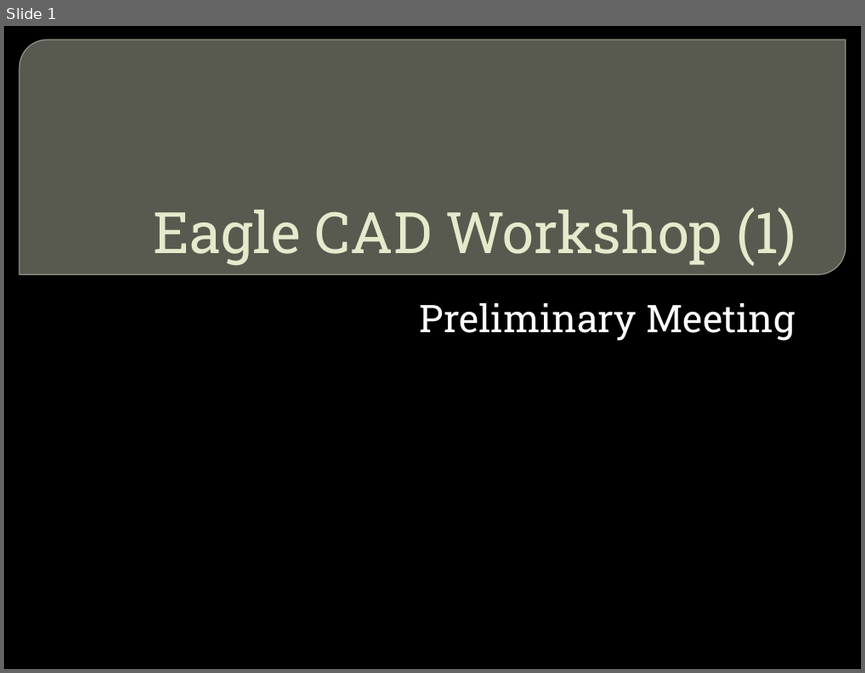
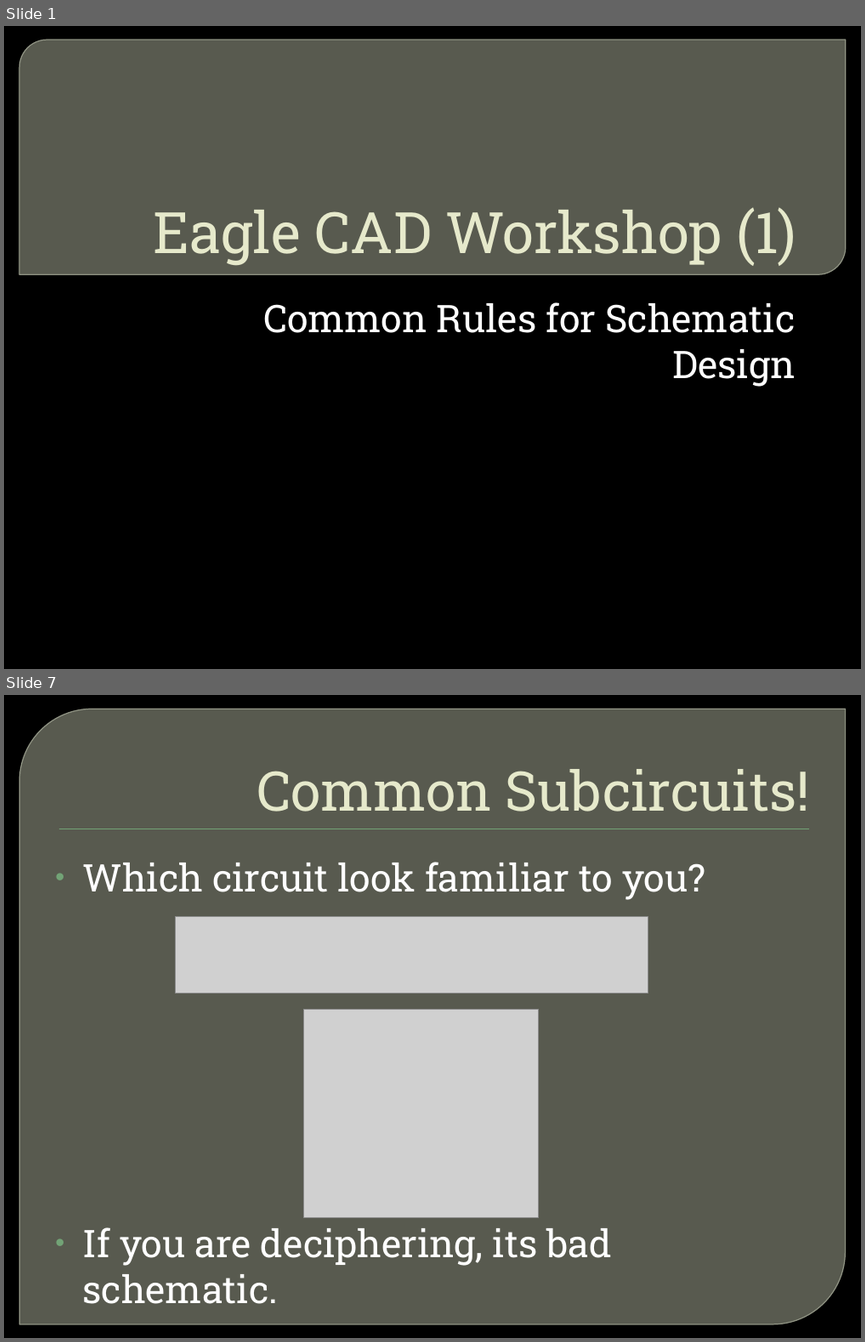
Before and after one commit to CSPon/Workshop_Materials, a slide deck: Workshop_Slides/Eagle CAD/Eagle CAD Workshop (1).pptx. Shown one above the other, each under a label of ours: slide 1 before the commit, slides 1 and 7 after it; the slides between them are not shown. The pictures are 865x673 and 865x1342 pixels, drawn with LibreOffice and Linux fonts; fonts in the diff are those of the drawing; grey boxes stand for pictures; background and template pictures are left out. Boxes give left, top, right and bottom in pixels: in the first picture for what was removed or moved away, otherwise in the second. Text is boxed around its words. In the diff, an @@ line names an element or a change of style, - is before the commit and + after.

```diff
--- a/Workshop_Slides/Eagle CAD/Eagle CAD Workshop (1).pptx
+++ b/Workshop_Slides/Eagle CAD/Eagle CAD Workshop (1).pptx
@@ slide 7 added at [4,695,861,1338], background picture (left out) @@
@@ round diag rect added at [19,709,846,1324], fill #888B7B at 65% opacity, outline #9DA090 0.87 pt @@
@@ title added at [256,769,809,811], 46 pt, text #E7EACB @@
+Common Subcircuits!
@@ rectangle added at [59,828,809,829], fill #72A376 @@
@@ text added at [83,862,705,1265], 32 pt, text #FFFFFF @@
+• Which circuit look familiar to you?
+• If you are deciphering, its bad schematic.
@@ picture added at [176,916,647,993] @@
@@ picture added at [304,1009,539,1218] @@
@@ slide 1 changed as well @@
@@ subtitle at [263,302,795,386]: text changed @@
-Preliminary Meeting
+Common Rules for Schematic Design
```
Also in this commit, not shown: 4 other slides changed, 6 other slides added, 14 slides removed, 3 other files.
